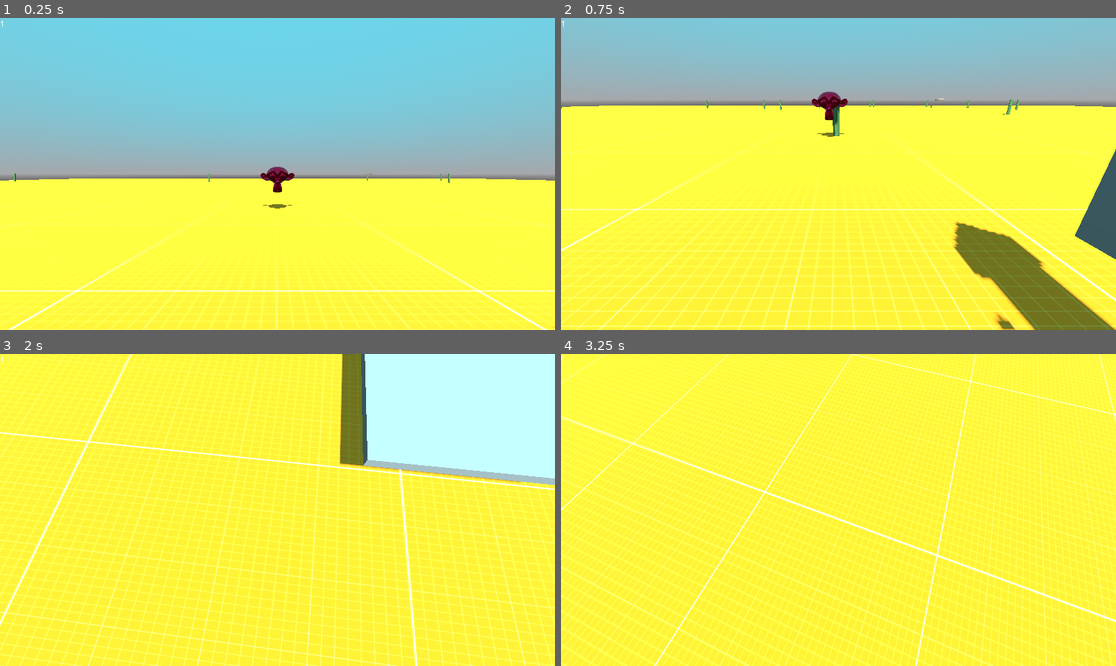
Above: before the commit, frames 1-4 (two rows, left to right).
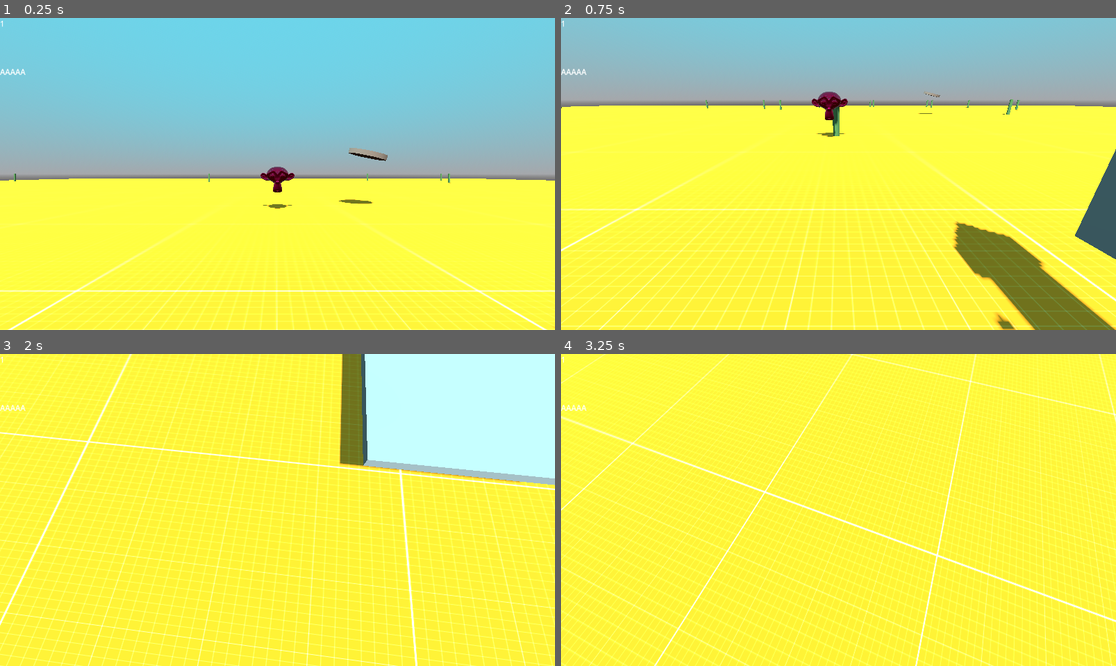
Above: after the commit, the same moments.

Repository: Flodurs/GoDotTest
Game: Godot game, scene res://scenes/level/level.tscn
Same seed, same stepped clock (60 frames per second), same inputs: the game is played once before the commit and once after it.
Inputs:
- Up to frame 1 (0.25 s): no input
- Up to frame 2 (0.75 s): hold D (Right) from 0.53 s (still down); hold Down (CamDown) from 0.53 s (still down)
- Up to frame 3 (2 s): tap Space (Jump) at 0.77, 1.52 s; release D (Right) at 1.28 s; release Down (CamDown) at 1.28 s; hold S (Backward) from 1.28 s (still down); tap Left (CamLeft) at 1.35 s
- Up to frame 4 (3.25 s): release S (Backward) at 2.03 s; hold D (Right) 2.03-2.78 s; hold Right (CamRight) 2.03-2.78 s; hold W (Forward) from 2.78 s (still down); tap Up (CamUp) at 2.85 s; tap Space (Jump) at 3.02 s

The runs differ from the first frame. In frame 1, 0.3% of the frame differs, in the area x 0-70%, y 16-60%; in frame 2, less than 0.1%; in frame 3, less than 0.1%; in frame 4, less than 0.1%.

Commit message:
Expanded Graph

Diff:
--- a/scenes/level/Hud.gd
+++ b/scenes/level/Hud.gd
@@ -2,23 +2,38 @@
 
 
 # Called when the node enters the scene tree for the first time.
-var data = [Vector2.ZERO]
+var dataBli = [Vector2.ZERO]
+var dataBau = [Vector2.ZERO]
+
 var timerA = 0
 var totalTime = 0
 
+var plotSpeed = 2
+
 func _ready():
-
-	$Line2D.set_points(data)
+	pass
+#	$baumblitzerGraph/Line2D.set_points(dataBli)
 
 
 # Called every frame. 'delta' is the elapsed time since the previous frame.
 func _process(delta):
+#Blitzer:
 	timerA+=delta
 	totalTime+=delta
-	if timerA >= 1:
+	if timerA >= 3:
 
-		data.append(Vector2(totalTime*10,-get_tree().get_nodes_in_group("baumblitzer").size()))
-		$Line2D.position.x-=timerA*10
-		$Line2D.set_points(data)
+		dataBli.append(Vector2(totalTime*plotSpeed,-get_tree().get_nodes_in_group("baumblitzer").size()))
+		$baumblitzerGraph/Line2D.position.x-=timerA*plotSpeed
+		$baumblitzerGraph/Line2D.set_points(dataBli)
+
+
+		var totalTreeSize = 0
+		for baum in get_tree().get_nodes_in_group("alleBaeume"):
+			totalTreeSize += baum.scale.y
+		dataBau.append(Vector2(totalTime*plotSpeed,-totalTreeSize*0.5))
+		$baumblitzerGraph/BaumGraph.position.x-=timerA*plotSpeed
+		$baumblitzerGraph/BaumGraph.set_points(dataBau)
+
 		timerA=0
+
 	$Label.set_text(str(get_tree().get_nodes_in_group("baumblitzer").size()))
--- a/scenes/level/level.tscn
+++ b/scenes/level/level.tscn
@@ -95,7 +95,33 @@
 offset_right = 40.0
 offset_bottom = 23.0
 
-[node name="Line2D" type="Line2D" parent="Hud"]
+[node name="baumblitzerGraph" type="Node2D" parent="Hud"]
+position = Vector2(0, 175)
+
+[node name="Line2D" type="Line2D" parent="Hud/baumblitzerGraph"]
 position = Vector2(1000, 800)
 width = 2.0
 default_color = Color(1, 0.0941176, 1, 1)
+
+[node name="BaumGraph" type="Line2D" parent="Hud/baumblitzerGraph"]
+position = Vector2(1000, 800)
+width = 2.0
+default_color = Color(0.219608, 0.486275, 0.266667, 1)
+
+[node name="Line2D2" type="Line2D" parent="Hud/baumblitzerGraph"]
+points = PackedVector2Array(1000, 600, 1000, 800)
+width = 3.0
+default_color = Color(0, 0, 0, 1)
+
+[node name="Line2D3" type="Line2D" parent="Hud/baumblitzerGraph"]
+points = PackedVector2Array(0, 800, 1000, 800)
+width = 3.0
+default_color = Color(0, 0, 0, 1)
+
+[node name="Console" type="Node2D" parent="Hud"]
+position = Vector2(0, 100)
+
+[node name="Input" type="Label" parent="Hud/Console"]
+offset_right = 40.0
+offset_bottom = 23.0
+text = "AAAAA"
--- a/scenes/neutrals/baum_blitzer.gd
+++ b/scenes/neutrals/baum_blitzer.gd
@@ -9,7 +9,7 @@
 var time = 0
 var splitCount = 0
 var splitBool = 0
-var speed = 10
+var speed = 1
 var timeoflife=0
 
 var energy = 0
